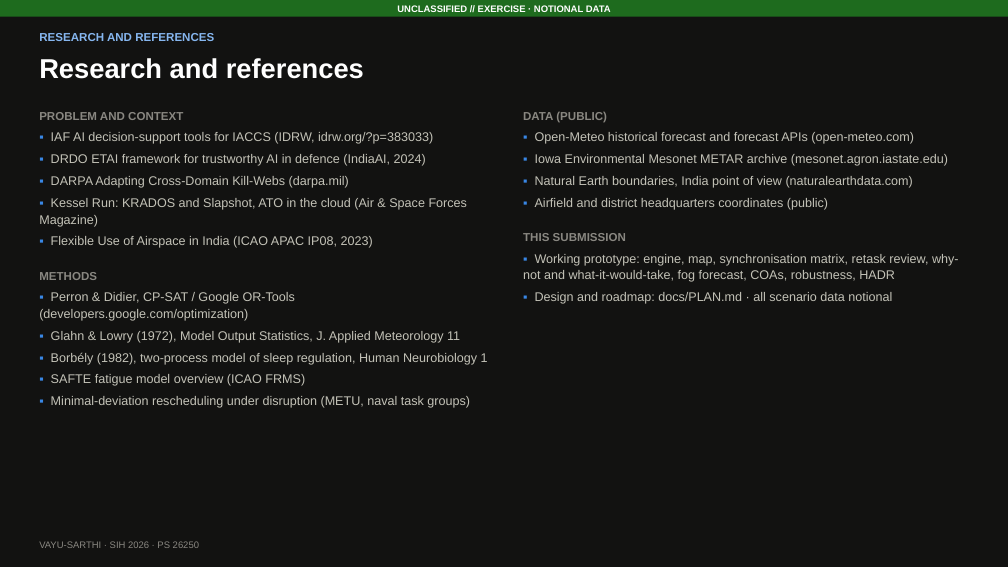
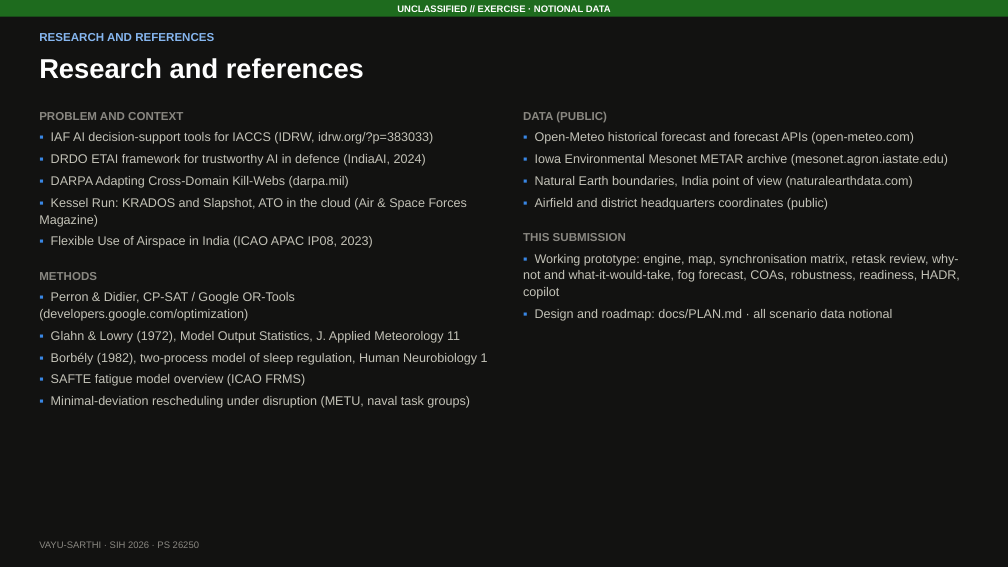
Before and after one commit to DeepakSinghhh/Air-power-Dynamic, a slide deck: slide 6 of docs/VAYU-SARTHI_SIH2026_idea.pptx. Drawn at 1008x567 pixels with LibreOffice and Linux fonts; fonts in the diff are those of the drawing. Boxes give left, top, right and bottom in pixels: in the first picture for what was removed or moved away, otherwise in the second. Text is boxed around its words. In the diff, an @@ line names an element or a change of style, - is before the commit and + after.

```diff
--- a/docs/VAYU-SARTHI_SIH2026_idea.pptx
+++ b/docs/VAYU-SARTHI_SIH2026_idea.pptx
@@ text at <box>523,254,960,299</box>: text changed @@
-▪ Working prototype: engine, map, synchronisation matrix, retask review, why-not and what-it-would-take, fog forecast, COAs, robustness, HADR
+▪ Working prototype: engine, map, synchronisation matrix, retask review, why-not and what-it-would-take, fog forecast, COAs, robustness, readiness, HADR, copilot
```
Also in this commit, not shown: 3 other slides changed, 21 other files.
